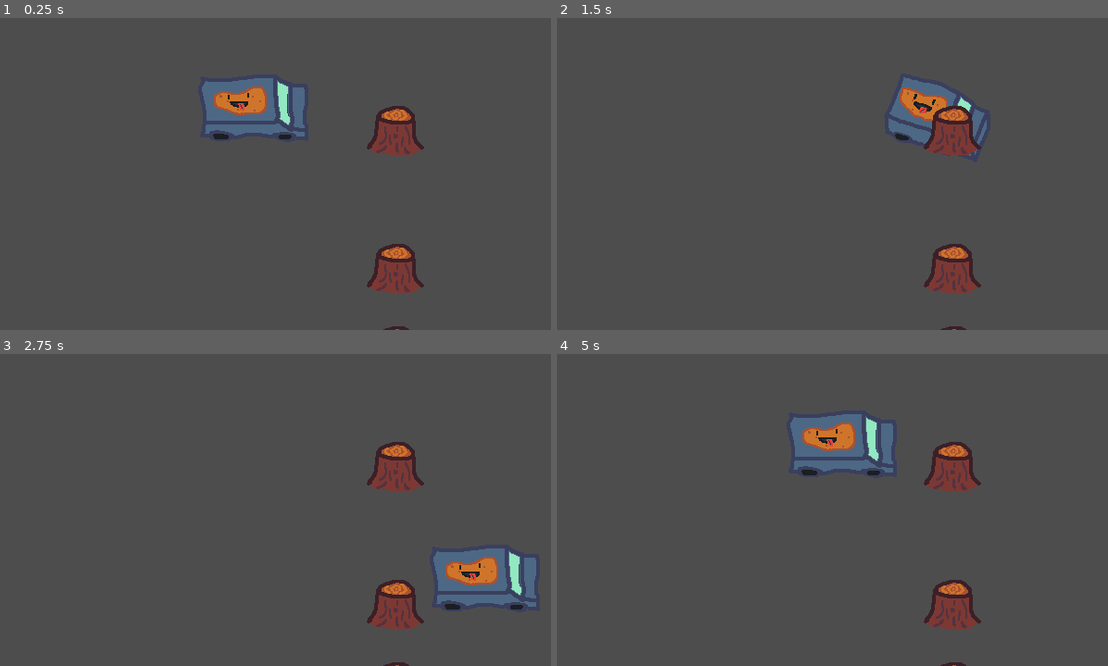
Above: before the commit, frames 1-4 (two rows, left to right).
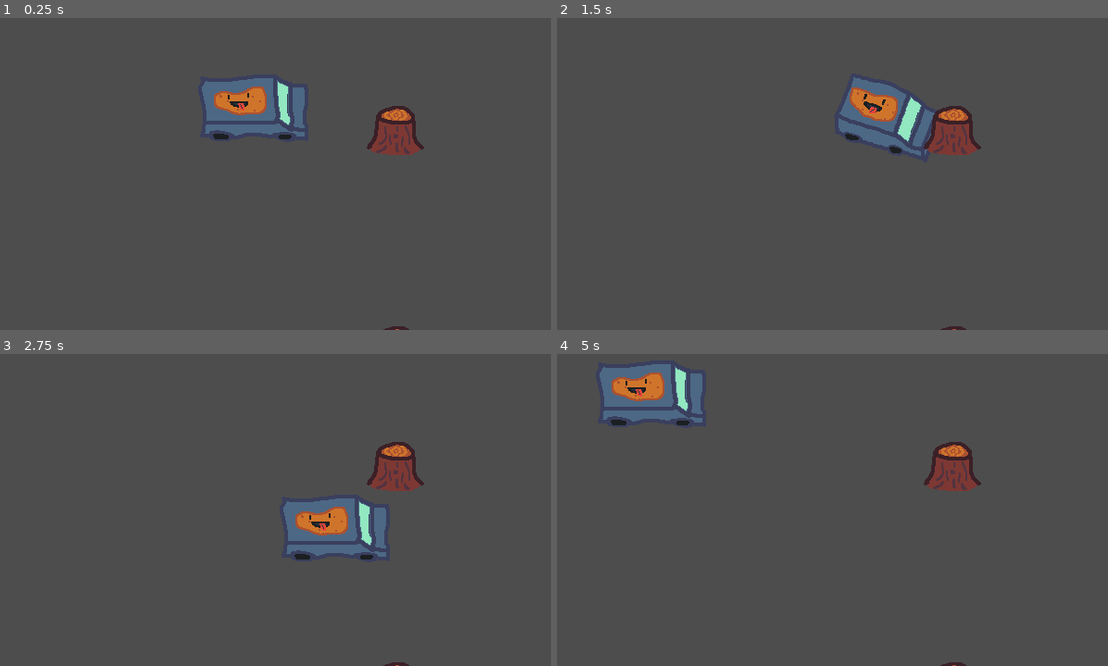
Above: after the commit, the same moments.

Repository: MatricsCode/Cozy-Fall-Jam
Game: Godot game, scene res://Scenes/Main/Main.tscn
Two runs of this game, one before a commit and one after it. Both use one fixed random seed, a clock stepped at 60 frames per second and the inputs below.
Inputs:
- Up to frame 1 (0.25 s): no input
- Up to frame 2 (1.5 s): tap Enter at 0.5 s; hold Right (Right) 0.53-1.28 s; hold Down (Down) from 1.28 s (still down)
- Up to frame 3 (2.75 s): release Down (Down) at 2.03 s; hold Right (Right) from 2.03 s (still down)
- Up to frame 4 (5 s): release Right (Right) at 2.78 s; hold Up (Up) 2.78-3.53 s; hold Left (Left) from 3.53 s (still down)

The runs differ from the first frame. In frame 1, 1.2% of the frame differs, in the area x 66-77%, y 72-89%; in frame 2, 4.5%; in frame 3, 6.4%, in the area x 51-98%, y 46-89%; in frame 4, 6.4%.

Commit message:
I crashed godot :D

Diff:
--- a/Code/Car/Main.gd
+++ b/Code/Car/Main.gd
@@ -1,9 +1,7 @@
 extends CharacterBody2D
 
 @onready var sprite = $AnimatedSprite2D
-@onready var forwards = $Forwards
-@onready var downwards = $Downwards
-@onready var upwards = $Upwards
+
 
 enum Direction {FORWARDS, UPWARDS, DOWNWARDS}
 
@@ -12,7 +10,7 @@
 var speed_up = Vector2.ZERO
 var input_direction = Vector2.ZERO
 
-func _physics_process(delta):
+func _physics_process(_delta):
 	input_direction = Input.get_vector("Left", "Right",  "Up", "Down")
 
 	_movement()
@@ -68,62 +66,31 @@
 	if input_direction.y == 0:
 		current_direction = Direction.FORWARDS
 
-
-		#if velocity.y == 0 and input_direction.x == 0:
-		#current_direction = Direction.FORWARDS
-	#elif input_direction.y == 1 and input_direction.x == 0:
-		#current_direction = Direction.DOWNWARDS
-	#elif input_direction.y == -1 and input_direction.x == 0:
-		#current_direction = Direction.UPWARDS
-	#
-	#if input_direction.y == 1 and input_direction.x == -1:
-		#current_direction = Direction.DOWNWARDS
-	#elif input_direction.y == 1 and input_direction.x == 0:
-		#current_direction = Direction.DOWNWARDS
-	#elif input_direction.y == 1 and input_direction.x == -1:
-		#current_direction = Direction.UPWARDS
-	##
-	##if input_direction.y == -1 and input_direction.x != 1:
-		##current_direction = Direction.UPWARDS
-	##elif input_direction.y == -1 and input_direction.x == 1:
-		##current_direction = Direction.DOWNWARDS
-
-	#
-	#match input_direction:
-		#Vector2(0,0):
-			#current_direction = Direction.FORWARDS
-		#Vector2(1,0):
-			#current_direction = Direction.FORWARDS
-		#Vector2(-1,0):
-			#current_direction = Direction.FORWARDS
-		#Vector2(0,1):
-			#current_direction = Direction.DOWNWARDS
-		#Vector2(1,1):
-			#current_direction = Direction.DOWNWARDS
-		#Vector2(-1,1):
-			#current_direction = Direction.UPWARDS
-		#Vector2(0,-1):
-			#current_direction = Direction.UPWARDS
-		#Vector2(1,-1):
-			#current_direction = Direction.UPWARDS
-		#Vector2(-1,-1):
-			#current_direction = Direction.DOWNWARDS
-
 	if current_direction == Direction.FORWARDS:
 		sprite.play("forwards")
-		forwards.position.y = 0
-		downwards.position.y = 1000000
-		upwards.position.y = 10000
+		$"ForwardCollision".position.y = 0
+		$"ForwardHitArea".position.y  = 0
+		$"UpwardCollision".position.y = 10000
+		$"UpwardHitArea".position.y = 10000
+		$"DownwardCollision".position.y = 10000
+		$"DownwardHitArea".position.y = 10000
 	elif current_direction == Direction.DOWNWARDS:
 		sprite.play("downwards")
-		forwards.position.y = 1000000
-		downwards.position.y = 0
-		upwards.position.y = 10000
+		$"ForwardCollision".position.y = 10000
+		$"ForwardHitArea".position.y  = 10000
+		$"UpwardCollision".position.y = 0
+		$"UpwardHitArea".position.y = 0
+		$"DownwardCollision".position.y = 10000
+		$"DownwardHitArea".position.y = 10000
 	elif current_direction == Direction.UPWARDS:
 		sprite.play("upwards")
-		forwards.position.y = 1000000
-		downwards.position.y = 10000
-		upwards.position.y = 0
+		$"ForwardCollision".position.y = 10000
+		$"ForwardHitArea".position.y  = 10000
+		$"UpwardCollision".position.y = 10000
+		$"UpwardHitArea".position.y = 10000
+		$"DownwardCollision".position.y = 0
+		$"DownwardHitArea".position.y = 0
 
 func _on_hit_area_body_entered(body):
+	body.hit()
 	queue_free()
--- /dev/null
+++ b/Code/Obstacles/log_obstacle.gd
@@ -0,0 +1,6 @@
+extends StaticBody2D
+
+func _ready():
+	for i in $Area2D.get_overlapping_bodies():
+		i.queue_free()
+	$Area2D.queue_free()
--- a/Code/Obstacles/obstacle_main.gd
+++ b/Code/Obstacles/obstacle_main.gd
@@ -3,8 +3,8 @@
 func _ready():
 	var obstacle = randi_range(0, get_children().size() -1)
 	var deleate_self = randi_range(0, 1)
-	#if deleate_self != 0:
-		#queue_free()
+	if deleate_self != 0:
+		queue_free()
 	for i in get_children():
 		if i.get_index() != obstacle:
 			i.queue_free()
--- a/Scenes/Car/Car.tscn
+++ b/Scenes/Car/Car.tscn
@@ -78,54 +78,50 @@
 autoplay = "forwards"
 frame_progress = 0.61137474
 
-[node name="Forwards" type="StaticBody2D" parent="."]
-
-[node name="CollisionShape2D2" type="CollisionShape2D" parent="Forwards"]
+[node name="ForwardCollision" type="CollisionShape2D" parent="."]
 position = Vector2(-4, 8)
 shape = SubResource("RectangleShape2D_6tdsx")
 
-[node name="HitArea" type="Area2D" parent="Forwards"]
+[node name="ForwardHitArea" type="Area2D" parent="."]
 collision_layer = 2
 collision_mask = 0
 
-[node name="CollisionShape2D" type="CollisionShape2D" parent="Forwards/HitArea"]
+[node name="CollisionShape2D" type="CollisionShape2D" parent="ForwardHitArea"]
 position = Vector2(52.5, 8)
 shape = SubResource("RectangleShape2D_fnsqd")
 
-[node name="Downwards" type="StaticBody2D" parent="."]
-
-[node name="CollisionShape2D2" type="CollisionShape2D" parent="Downwards"]
+[node name="UpwardCollision" type="CollisionShape2D" parent="."]
 position = Vector2(-4, 8)
-rotation = 0.34906584
+rotation = -0.34906584
+scale = Vector2(0.99999994, 0.99999994)
 shape = SubResource("RectangleShape2D_6tdsx")
 
-[node name="HitArea" type="Area2D" parent="Downwards"]
+[node name="UpwardHitArea" type="Area2D" parent="."]
 collision_layer = 2
 collision_mask = 0
 
-[node name="CollisionShape2D" type="CollisionShape2D" parent="Downwards/HitArea"]
+[node name="CollisionShape2D" type="CollisionShape2D" parent="UpwardHitArea"]
+position = Vector2(49.000004, -11.999998)
+rotation = -0.34906584
+scale = Vector2(0.99999994, 0.99999994)
+shape = SubResource("RectangleShape2D_fnsqd")
+
+[node name="DownwardCollision" type="CollisionShape2D" parent="."]
+position = Vector2(-4, 8)
+rotation = 0.34906584
+scale = Vector2(0.99999994, 0.99999994)
+shape = SubResource("RectangleShape2D_6tdsx")
+
+[node name="DownwardHitArea" type="Area2D" parent="."]
+collision_layer = 2
+collision_mask = 0
+
+[node name="CollisionShape2D" type="CollisionShape2D" parent="DownwardHitArea"]
 position = Vector2(49.000004, 27)
 rotation = 0.34906584
 scale = Vector2(0.99999994, 0.99999994)
 shape = SubResource("RectangleShape2D_fnsqd")
 
-[node name="Upwards" type="StaticBody2D" parent="."]
-
-[node name="CollisionShape2D2" type="CollisionShape2D" parent="Upwards"]
-position = Vector2(-4, 8)
-rotation = -0.34906584
-shape = SubResource("RectangleShape2D_6tdsx")
-
-[node name="HitArea" type="Area2D" parent="Upwards"]
-collision_layer = 2
-collision_mask = 0
-
-[node name="CollisionShape2D" type="CollisionShape2D" parent="Upwards/HitArea"]
-position = Vector2(49.000004, -11.999998)
-rotation = -0.34906584
-scale = Vector2(0.99999994, 0.99999994)
-shape = SubResource("RectangleShape2D_fnsqd")
-
-[connection signal="body_entered" from="Forwards/HitArea" to="." method="_on_hit_area_body_entered"]
-[connection signal="body_entered" from="Downwards/HitArea" to="." method="_on_hit_area_body_entered"]
-[connection signal="body_entered" from="Upwards/HitArea" to="." method="_on_hit_area_body_entered"]
+[connection signal="body_entered" from="ForwardHitArea" to="." method="_on_hit_area_body_entered"]
+[connection signal="body_entered" from="UpwardHitArea" to="." method="_on_hit_area_body_entered"]
+[connection signal="body_entered" from="DownwardHitArea" to="." method="_on_hit_area_body_entered"]
--- /dev/null
+++ b/Scenes/Obstacle/log.tscn
@@ -0,0 +1,17 @@
+[gd_scene load_steps=3 format=3 uid="uid://bct84lfc0f6ya"]
+
+[ext_resource type="Texture2D" uid="uid://csmkbsgwnhkw4" path="res://Art/Obstacles/Trunk1.png" id="2_6hlsy"]
+
+[sub_resource type="RectangleShape2D" id="RectangleShape2D_oetnl"]
+size = Vector2(32, 206)
+
+[node name="Log" type="StaticBody2D"]
+
+[node name="Sprite2D" type="Sprite2D" parent="."]
+texture = ExtResource("2_6hlsy")
+
+[node name="CollisionShape2D" type="CollisionShape2D" parent="."]
+position = Vector2(-7, -22)
+shape = SubResource("RectangleShape2D_oetnl")
+
+[node name="Area2D" type="Area2D" parent="."]
--- /dev/null
+++ b/Scenes/Obstacle/stone.tscn
@@ -0,0 +1,15 @@
+[gd_scene load_steps=3 format=3 uid="uid://d2adi7mukj3kk"]
+
+[ext_resource type="Texture2D" uid="uid://bt2m1qgyxumhj" path="res://Art/Obstacles/Boulder1.png" id="1_elylk"]
+
+[sub_resource type="RectangleShape2D" id="RectangleShape2D_elylk"]
+size = Vector2(32, 22)
+
+[node name="Stone" type="StaticBody2D"]
+
+[node name="Sprite2D" type="Sprite2D" parent="."]
+texture = ExtResource("1_elylk")
+
+[node name="CollisionShape2D" type="CollisionShape2D" parent="."]
+position = Vector2(-7, 17)
+shape = SubResource("RectangleShape2D_elylk")
--- a/Scenes/Obstacle/stump.tscn
+++ b/Scenes/Obstacle/stump.tscn
@@ -3,7 +3,7 @@
 [ext_resource type="Texture2D" uid="uid://c44kyeqkiosaf" path="res://Art/Obstacles/Stump1.png" id="1_qycq4"]
 
 [sub_resource type="RectangleShape2D" id="RectangleShape2D_oetnl"]
-size = Vector2(62, 16)
+size = Vector2(32, 206)
 
 [node name="Stump" type="StaticBody2D"]
 
Not shown, added: Code/Obstacles/log_obstacle.gd.uid
